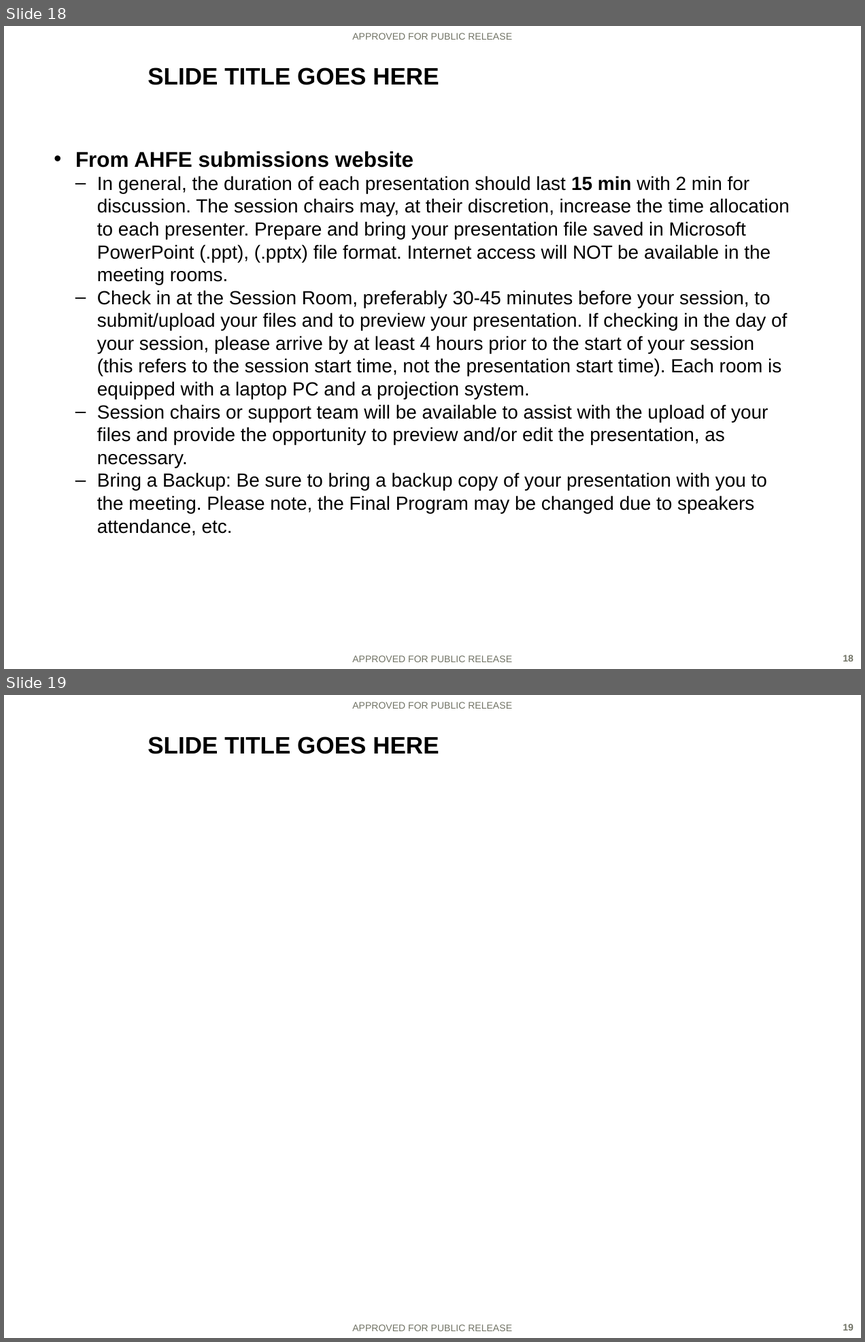
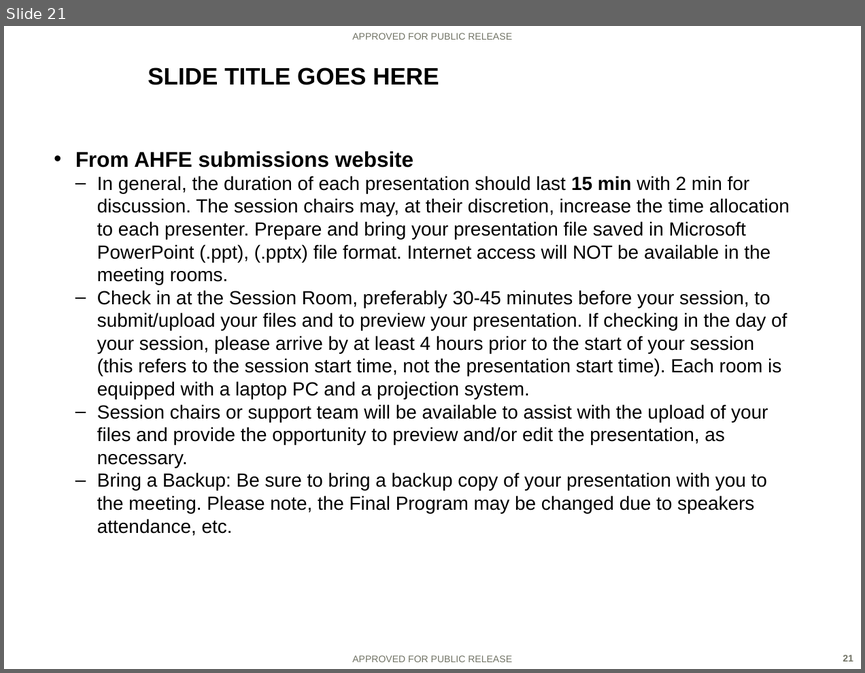
Before and after one commit to ezaroukian/ELICIT-2, a slide deck: analysis/Zaroukian-AHFE-presentation.PPTX. Shown one above the other, each under a label of ours: slides 18 and 19 before the commit, slide 21 after it. The pictures are 865x1342 and 865x673 pixels, drawn with LibreOffice and Linux fonts; fonts in the diff are those of the drawing; background and template pictures are left out. Boxes give left, top, right and bottom in pixels: in the first picture for what was removed or moved away, otherwise in the second. Text is boxed around its words. In the diff, an @@ line names an element or a change of style, - is before the commit and + after.

```diff
--- a/analysis/Zaroukian-AHFE-presentation.PPTX
+++ b/analysis/Zaroukian-AHFE-presentation.PPTX
@@ slide 19 removed at (x1=4, y1=695, x2=861, y2=1338), background picture (left out); not listed: 3 template elements that a slide beside it also shows @@
@@ title removed at (x1=147, y1=736, x2=439, y2=754) @@
-SLIDE TITLE GOES HERE
@@ what was slide 18 is now slide 21 @@
@@ page number at (x1=842, y1=654, x2=853, y2=661): text changed @@
-18
+21
```
Also in this commit, not shown: 5 slides changed, 5 slides added, 3 other slides removed, 3 other files.
